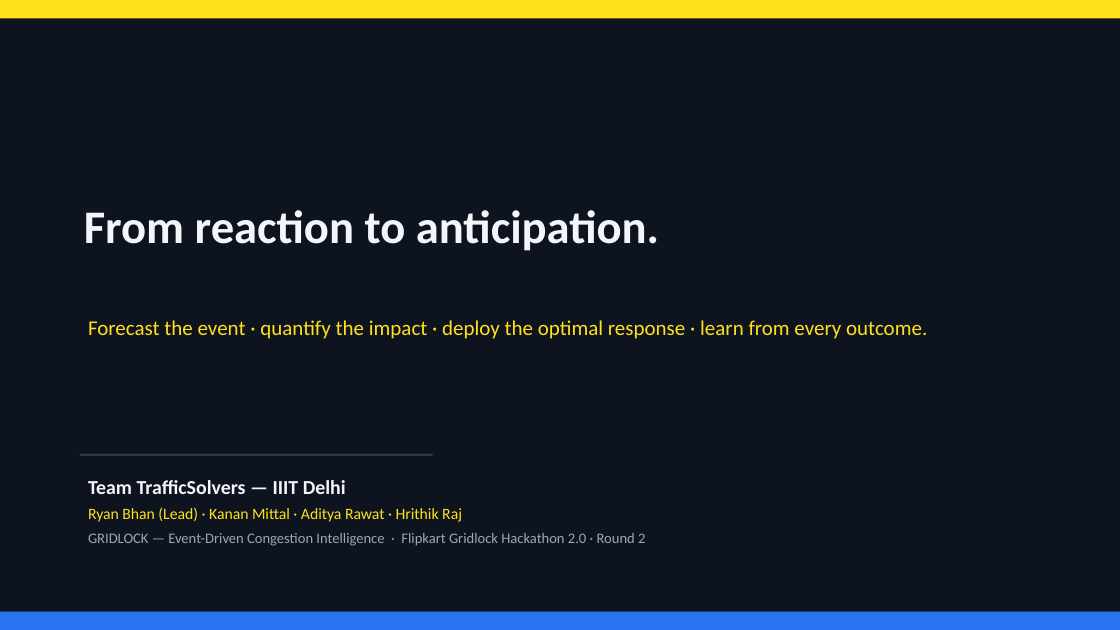
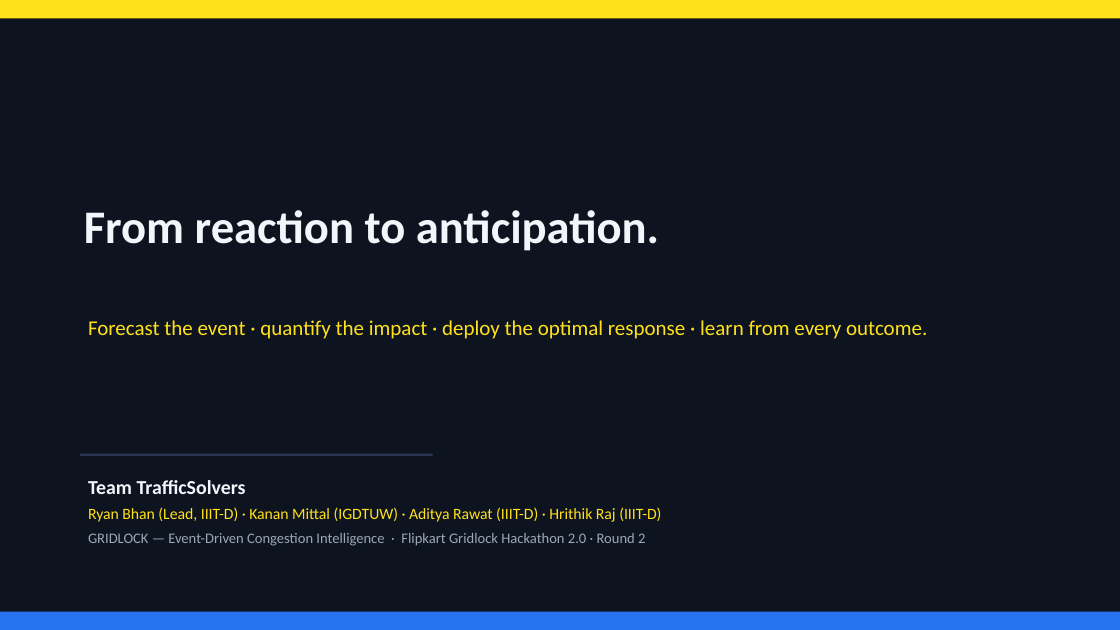
Before and after one commit to Hrithikkraj/traffic-event-simulator, a slide deck: slide 14 of Gridlock_Pitch_Deck.pptx. Drawn at 1120x630 pixels with LibreOffice and Linux fonts; fonts in the diff are those of the drawing. Boxes give left, top, right and bottom in pixels: in the first picture for what was removed or moved away, otherwise in the second. Text is boxed around its words. In the diff, an @@ line names an element or a change of style, - is before the commit and + after.

```diff
--- a/Gridlock_Pitch_Deck.pptx
+++ b/Gridlock_Pitch_Deck.pptx
@@ text at (88,480,661,522): text changed @@
-Team TrafficSolvers — IIIT Delhi
-Ryan Bhan (Lead) · Kanan Mittal · Aditya Rawat · Hrithik Raj
+Team TrafficSolvers
+Ryan Bhan (Lead, IIIT-D) · Kanan Mittal (IGDTUW) · Aditya Rawat (IIIT-D) · Hrithik Raj (IIIT-D)
```
Also in this commit, not shown: 1 other slide changed, 7 other files.
